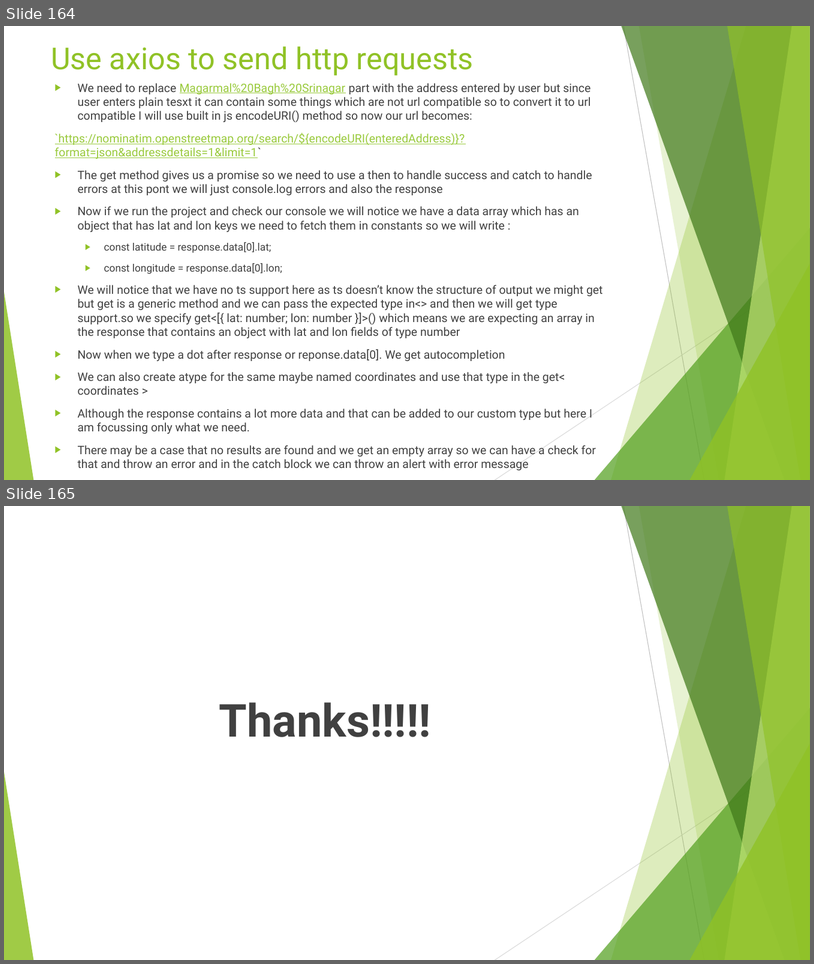
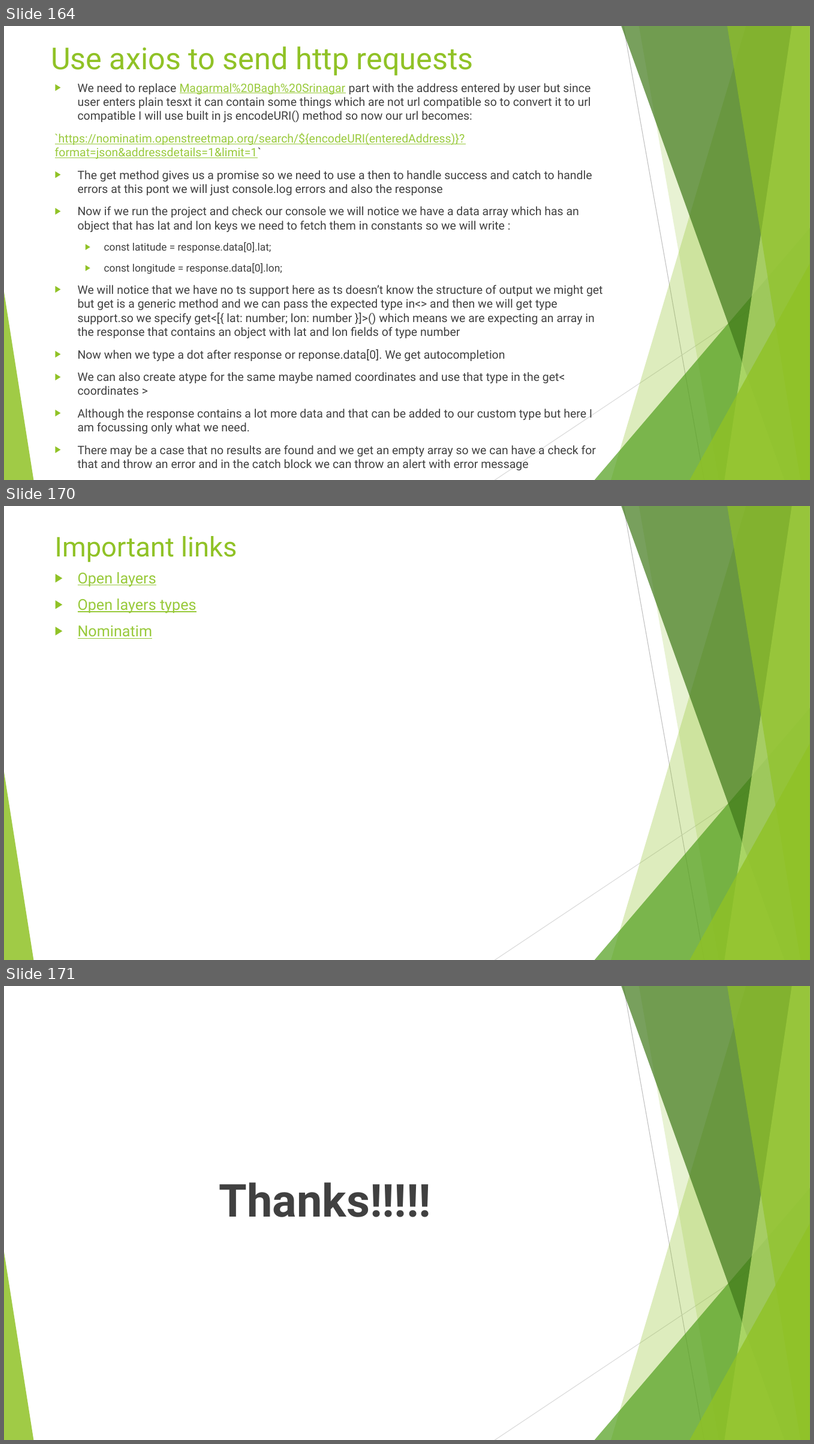
Before and after one commit to rudhrainfogain/TypeScript, a slide deck: PPT/TypeScriptv13.pptx. Shown one above the other, each under a label of ours: slides 164 and 165 before the commit, slides 164, 170 and 171 after it; the slides between them are not shown. The pictures are 814x964 and 814x1444 pixels, drawn with LibreOffice and Linux fonts; fonts in the diff are those of the drawing. Boxes give left, top, right and bottom in pixels: in the first picture for what was removed or moved away, otherwise in the second. Text is boxed around its words. In the diff, an @@ line names an element or a change of style, - is before the commit and + after.

```diff
--- a/PPT/TypeScriptv13.pptx
+++ b/PPT/TypeScriptv13.pptx
@@ slide 170 added at [4, 506, 810, 960], background #FFFFFF; not listed: 10 template elements that a slide beside it also shows @@
@@ title added at [55, 536, 237, 562], 32.4 pt, text #90C226 @@
+Important links
@@ text added at [78, 572, 197, 639], 18 pt, text #99CA3C, underline @@
+▶ Open layers
+▶ Open layers types
+▶ Nominatim
@@ what was slide 165 is now slide 171 @@
```
Also in this commit, not shown: 5 other slides added, 4 other files.
